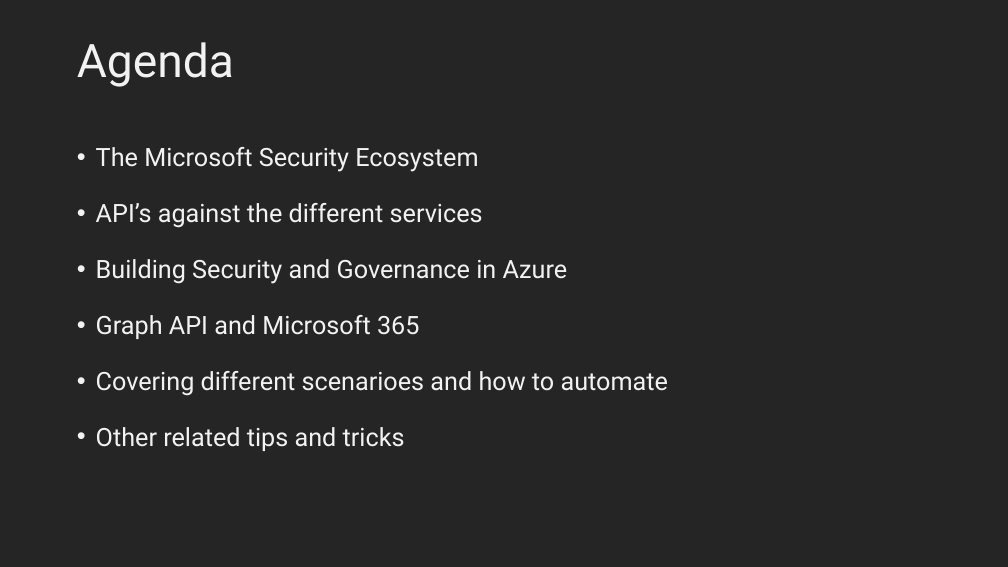
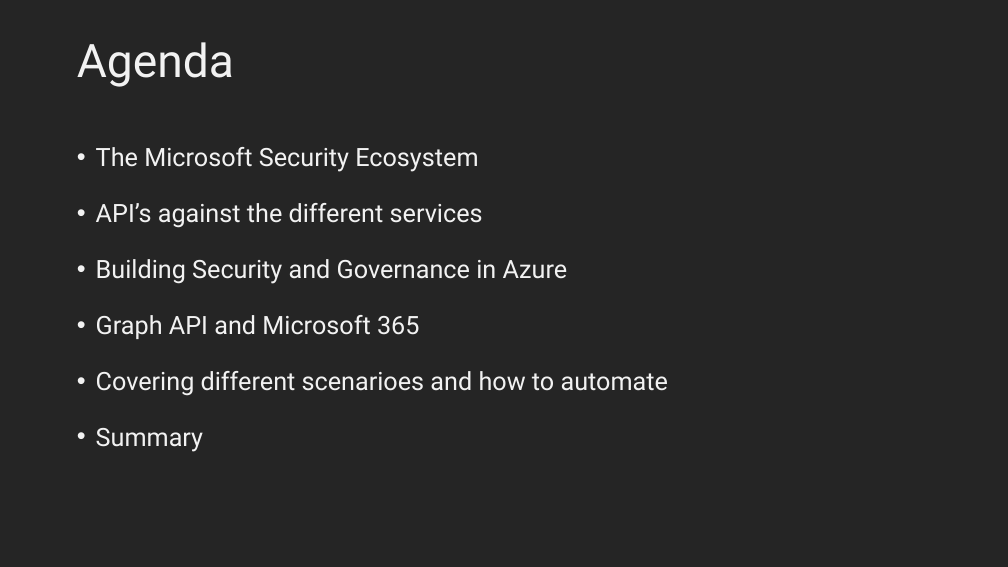
Before and after one commit to msandbu/nvsummit, a slide deck: slide 3 of presentations/NVS_SecurityandGovernanceascode.pptx. Drawn at 1008x567 pixels with LibreOffice and Linux fonts; fonts in the diff are those of the drawing; background and template pictures are left out. Boxes give left, top, right and bottom in pixels: in the first picture for what was removed or moved away, otherwise in the second. Text is boxed around its words. In the diff, an @@ line names an element or a change of style, - is before the commit and + after.

```diff
--- a/presentations/NVS_SecurityandGovernanceascode.pptx
+++ b/presentations/NVS_SecurityandGovernanceascode.pptx
@@ text at (96, 428, 203, 452): text changed @@
-• Other related tips and tricks
+• Summary
```
Also in this commit, not shown: 3 other slides changed, 4 other files.
